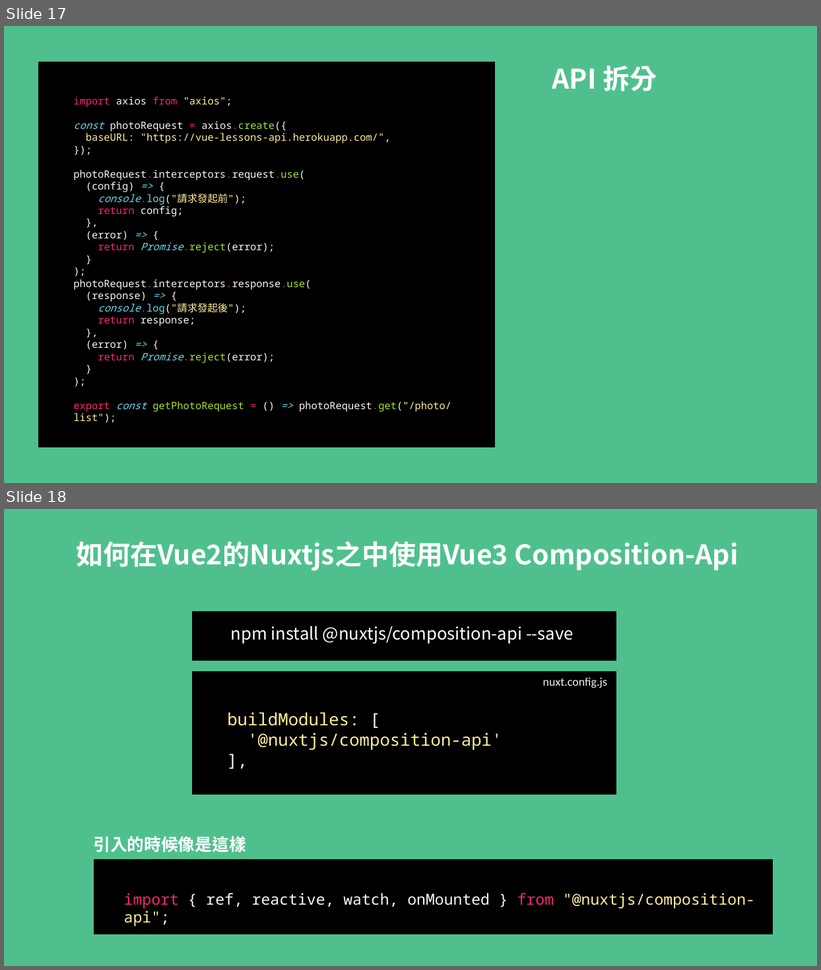
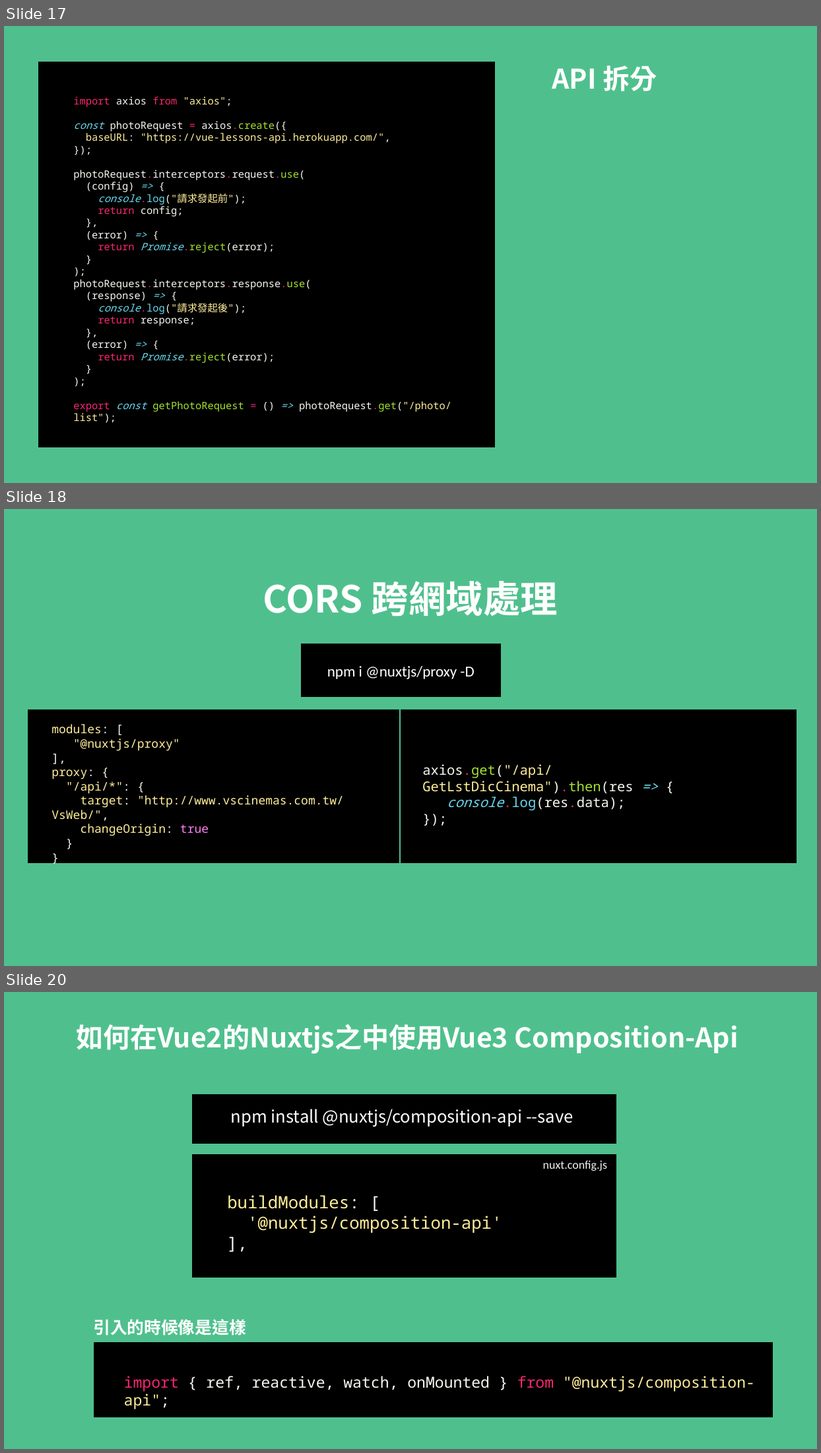
Before and after one commit to MikeOnlineCourse/Vue3_Course_Nuxt_Example, a slide deck: nuxt.pptx. Shown one above the other, each under a label of ours: slides 17 and 18 before the commit, slides 17, 18 and 20 after it; the slides between them are not shown. The pictures are 821x970 and 821x1453 pixels, drawn with LibreOffice and Linux fonts; fonts in the diff are those of the drawing. Boxes give left, top, right and bottom in pixels: in the first picture for what was removed or moved away, otherwise in the second. Text is boxed around its words. In the diff, an @@ line names an element or a change of style, - is before the commit and + after.

```diff
--- a/nuxt.pptx
+++ b/nuxt.pptx
@@ slide 18 added at (4, 509, 817, 966), background #4FC08D @@
@@ title added at (263, 581, 558, 617), 44 pt, text #FFFFFF, bold @@
+CORS 跨網域處理
@@ rectangle added at (302, 644, 500, 696), fill #000000, outline #000000 1 pt @@
@@ text added at (327, 666, 474, 679), 18 pt, text #FFFFFF @@
+npm i @nuxtjs/proxy -D
@@ rectangle added at (28, 710, 399, 863), fill #000000, outline #000000 1 pt @@
@@ text added at (52, 724, 344, 836), 14 pt, text #FFEE99 @@
+modules: [
+"@nuxtjs/proxy"
+],
+proxy: {
+"/api/*": {
+target: "http://www.vscinemas.com.tw/VsWeb/",
+changeOrigin: true
+}
+}
@@ rectangle added at (401, 710, 797, 863), fill #000000, outline #000000 1 pt @@
@@ text added at (422, 764, 633, 811), 16 pt, text #F8F8F2 @@
+axios.get("/api/GetLstDicCinema").then(res => {
+console.log(res.data);
+});
@@ what was slide 18 is now slide 20 @@
```
Also in this commit, not shown: 1 slide changed, 1 other slide added, 2 other files.
